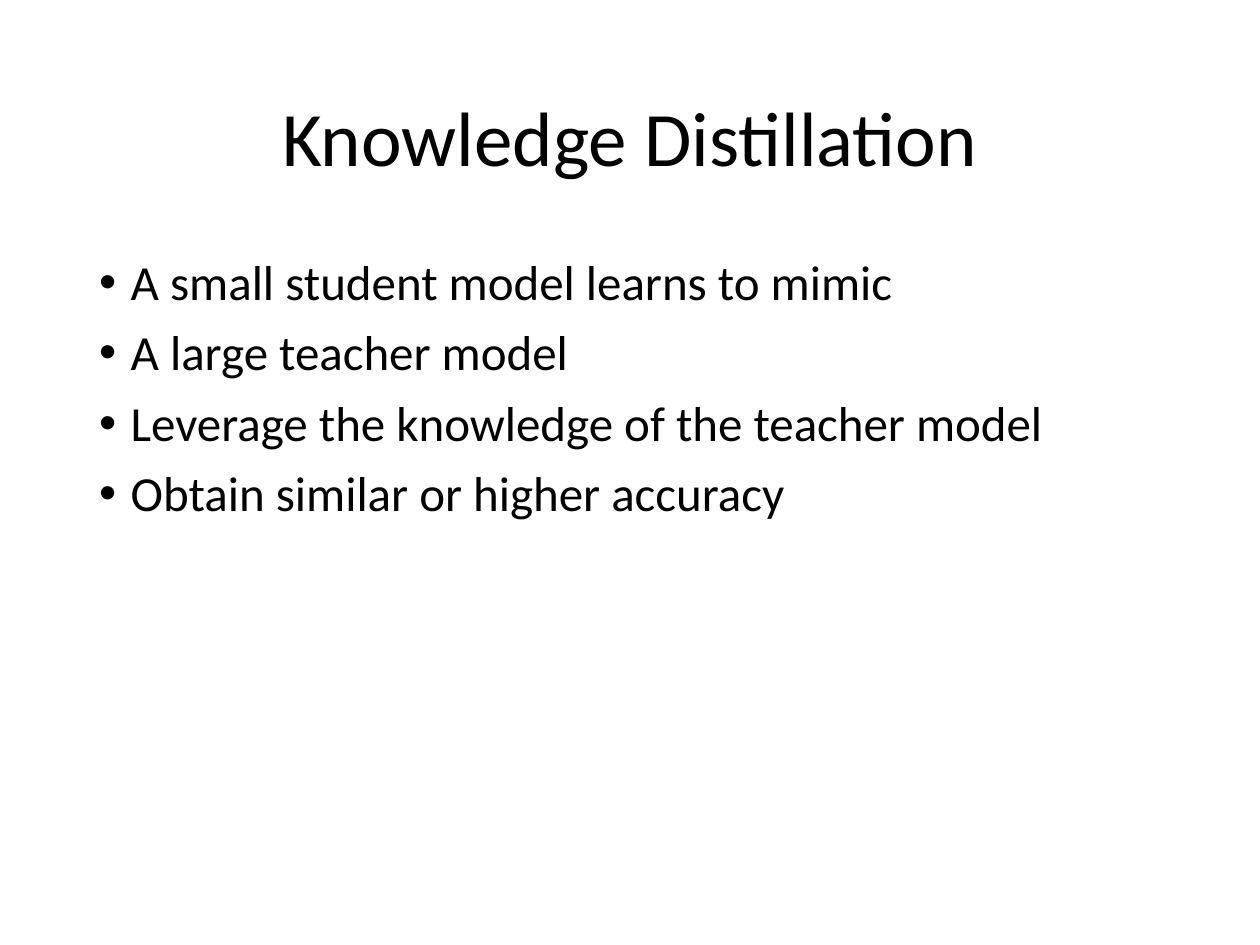
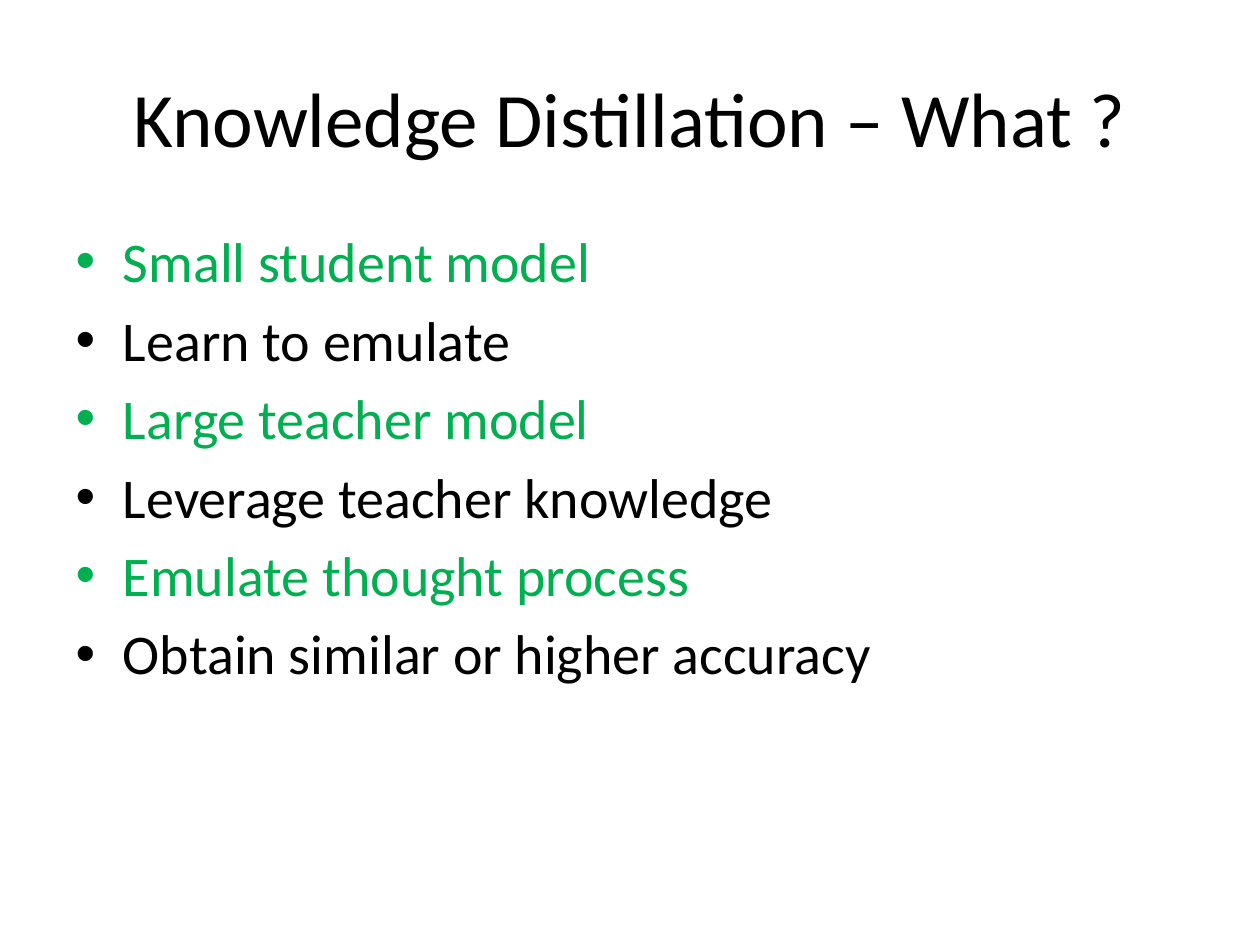
Before and after one commit to look4pritam/KnowledgeDistillation, a slide deck: slide 4 of Presentations/KnowledgeDistillation.pptx. Drawn at 1260x945 pixels with LibreOffice and Linux fonts; fonts in the diff are those of the drawing. Boxes give left, top, right and bottom in pixels: in the first picture for what was removed or moved away, otherwise in the second. Text is boxed around its words. In the diff, an @@ line names an element or a change of style, - is before the commit and + after.

```diff
--- a/Presentations/KnowledgeDistillation.pptx
+++ b/Presentations/KnowledgeDistillation.pptx
@@ title at (133, 93, 1072, 161): text changed @@
-Knowledge Distillation
+Knowledge Distillation – What ?
@@ text "Small student model": place and size @@
-text "Small student model" at (131, 266, 1042, 520)
+text "Small student model" at (123, 243, 871, 684)
@@ text at (123, 243, 772, 606): text changed; size 28 to 32 pt; text colour #000000 to #00B050 @@
-• A small student model learns to mimic
-• A large teacher model
-• Leverage the knowledge of the teacher model
+• Small student model
+• Learn to emulate
+• Large teacher model
+• Leverage teacher knowledge
+• Emulate thought process
@@ text at (123, 635, 871, 684): size 28 to 32 pt in "Obtain similar or higher accuracy"; indent changed; line spacing 0.9 to 1; less space between paragraphs @@
```
Also in this commit, not shown: 9 other slides changed, 17 slides added, 12 slides removed.
